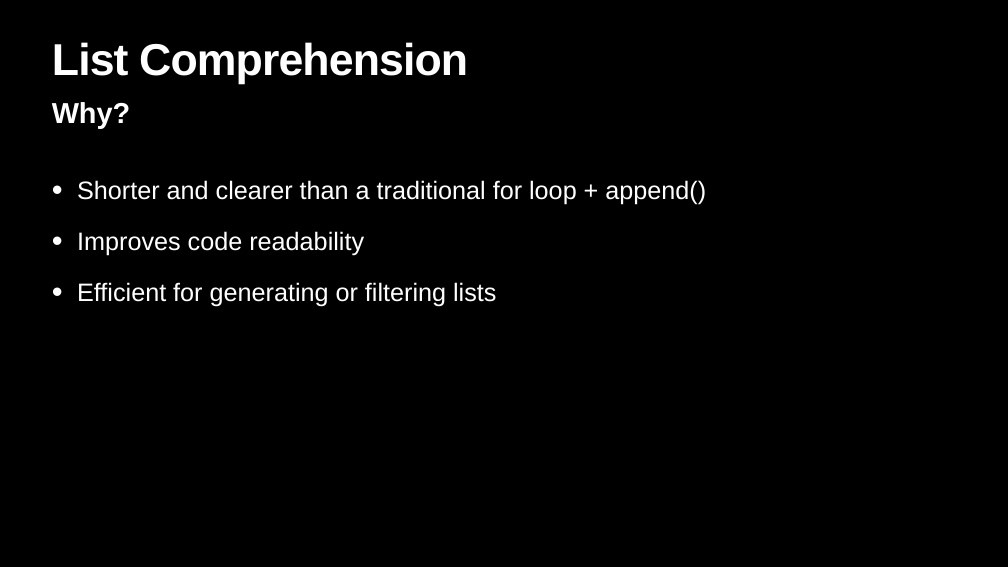
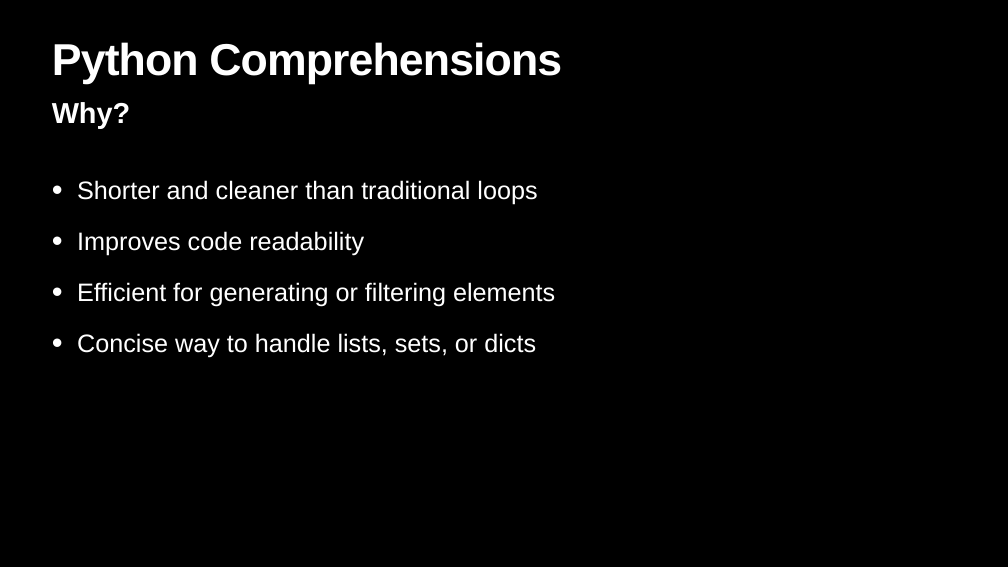
Before and after one commit to xiwu5/lightningtechtalk, a slide deck: slide 10 of Lightning Talk02.pptx (slide 6 before the commit). Drawn at 1008x567 pixels with LibreOffice and Linux fonts; fonts in the diff are those of the drawing. Boxes give left, top, right and bottom in pixels: in the first picture for what was removed or moved away, otherwise in the second. Text is boxed around its words. In the diff, an @@ line names an element or a change of style, - is before the commit and + after.

```diff
--- a/Lightning Talk02.pptx
+++ b/Lightning Talk02.pptx
@@ title at [52,42,562,84]: text changed @@
-List Comprehension
+Python Comprehensions
@@ text at [77,180,537,205]: text changed @@
-• Shorter and clearer than a traditional for loop + append()
+• Shorter and cleaner than traditional loops
@@ text at [77,282,555,357]: text changed @@
-• Efficient for generating or filtering lists
+• Efficient for generating or filtering elements
+• Concise way to handle lists, sets, or dicts
```
Also in this commit, not shown: 5 other slides changed, 2 slides added, 6 slides removed.
